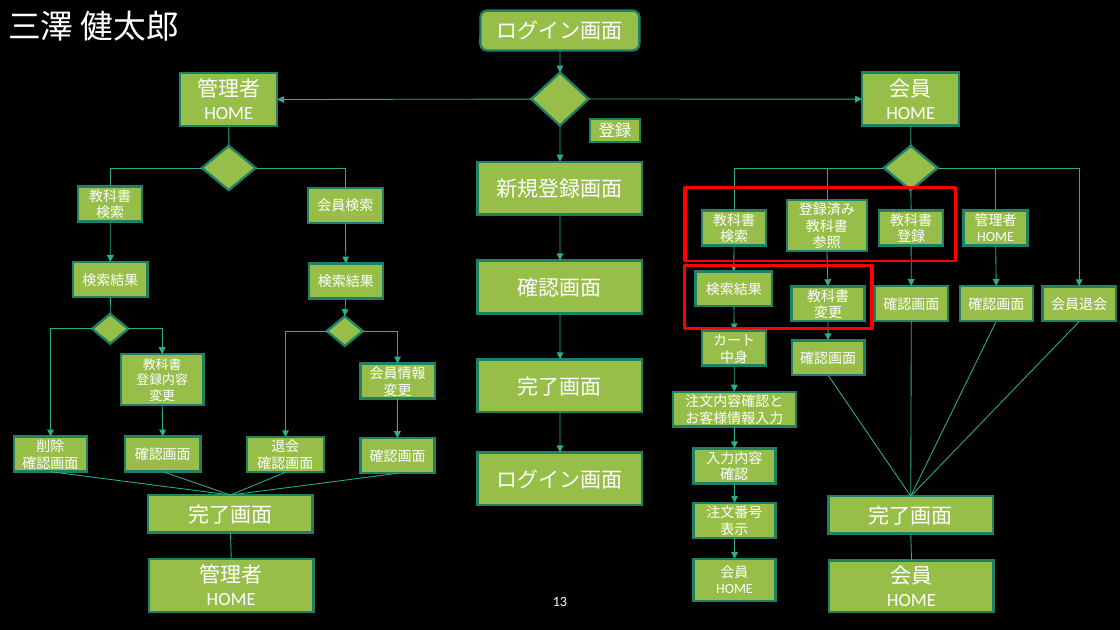
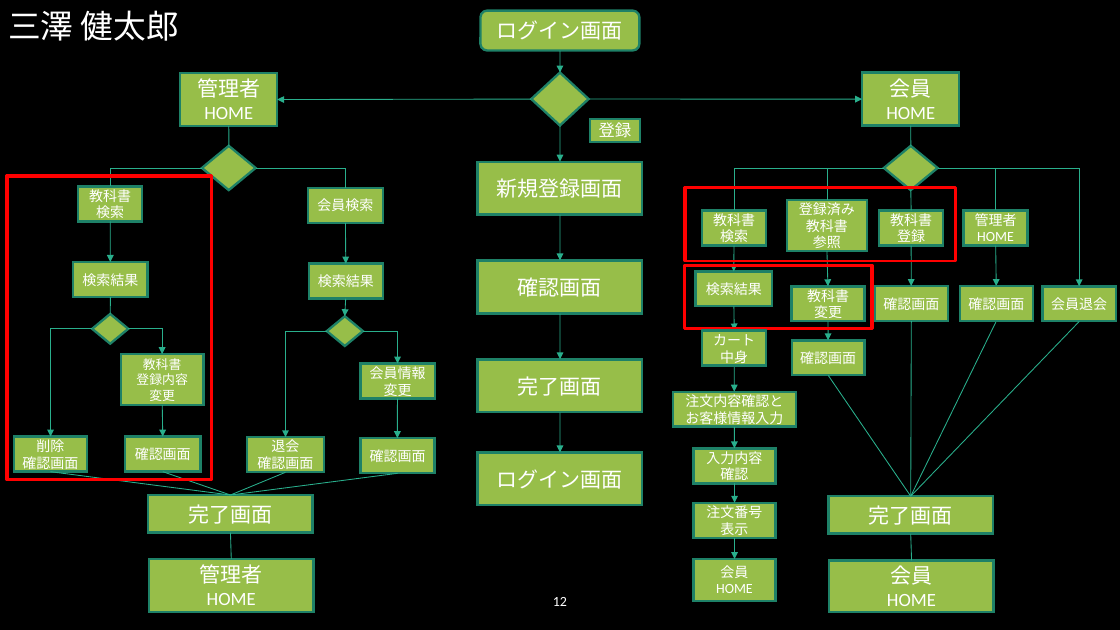
Before and after one commit to 2022java42-student022/document, a slide deck: slide 12 of 成果プレゼン資料/研修プレゼン - コピー.pptx (slide 13 before the commit). Drawn at 1120x630 pixels with LibreOffice and Linux fonts; fonts in the diff are those of the drawing. Boxes give left, top, right and bottom in pixels: in the first picture for what was removed or moved away, otherwise in the second. Text is boxed around its words. In the diff, an @@ line names an element or a change of style, - is before the commit and + after.

```diff
--- a/成果プレゼン資料/研修プレゼン - コピー.pptx
+++ b/成果プレゼン資料/研修プレゼン - コピー.pptx
@@ freeform shape added at [7,176,212,481], fill #FFFFFF at 55% opacity, outline #FF0000 2.25 pt @@
@@ page number at [553,597,567,606]: text changed @@
-13
+12
```
Also in this commit, not shown: 7 other slides changed.
